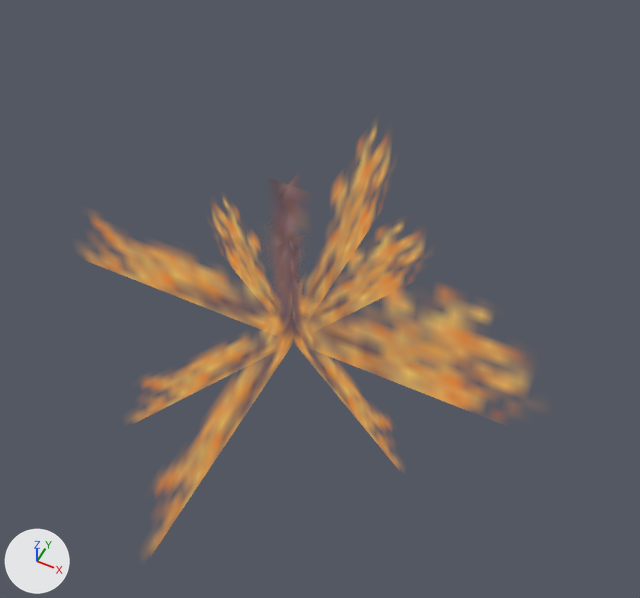
What one commit did to the glTF model Assets/UnityEve/Art/Models/retro-urban/tree-shrub.glb.
Before and after are seen from a 50 mm camera at (0.397, -0.71, 1.003) aimed at (0.046, -0.008, 0.125). The lights are fixed; the arrows at lower left show +X, +Y and +Z. The picture after the commit comes second. Vertices at exactly the same position are counted once.

In view in the first picture: 'tree-shrub'.
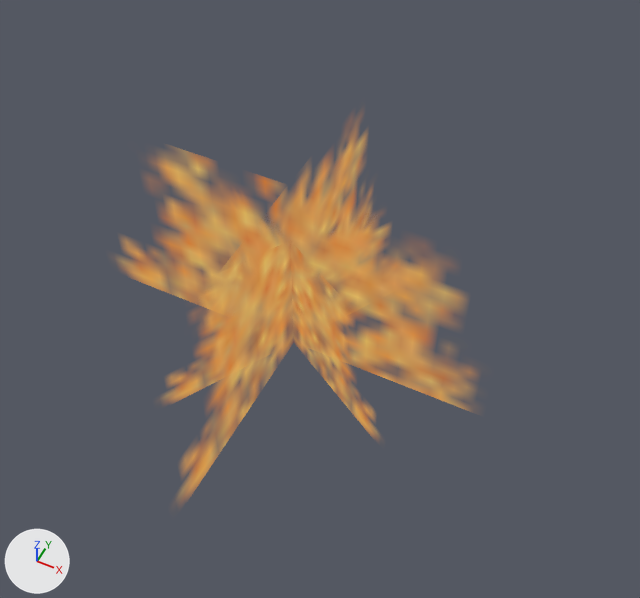
What differs and where, as boxes (x1, y1, x2, y2) in the pictures (640 x 598 px):
part 1 of me_tree_shrub, surface changed
    before: (89, 130, 523, 548)
    after: (126, 137, 463, 494)

Edits to the bpy script that builds the scene:
```text
Change me_tree_shrub:
    where me_tree_shrub.from_pydata(...)  # 19 vertices, 16 faces; spans x -0.39..0.39, y -0.39..0.39, z 0.0..0.3
    used by ob_tree_shrub; location = (0.0, 0.0, 0.0)
    me_tree_shrub part 1: 16 kept faces spanning x -0.39..0.39, y -0.39..0.39, z 0.0..0.3 get new texture (UV) coordinates
```
